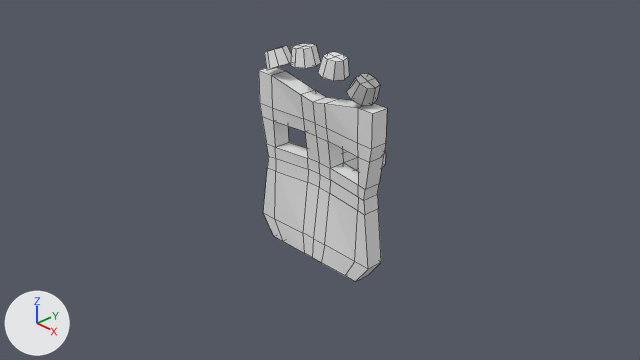
Before and after pictures for a commit that changed the Blender file blends/enemy-hat-crown.blend.
Both versions are drawn from the file's camera 'Camera'. The lights are fixed; the arrows at lower left show +X, +Y and +Z. Mesh edges are drawn as thin lines.
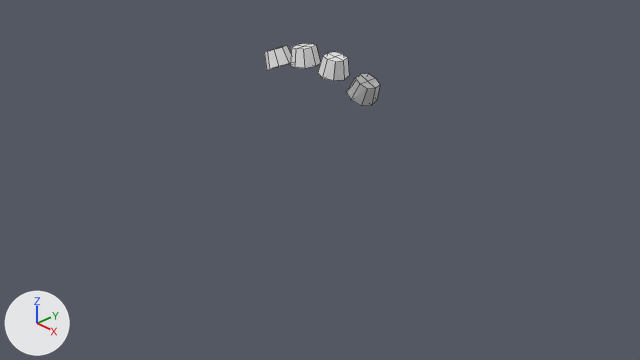
Edits to the bpy script that builds the scene:
```text
Remove ob_cube_001:
    ob_cube_001 = bpy.data.objects.new('Cube.001', me_cube_002)
    ob_cube_001.location = (0.0, 0.0, 0.0)
```

What differs and where, as boxes (x1, y1, x2, y2) in the pictures (640 x 360 px):
'Cube.001', deleted: before (259, 67, 387, 282)
